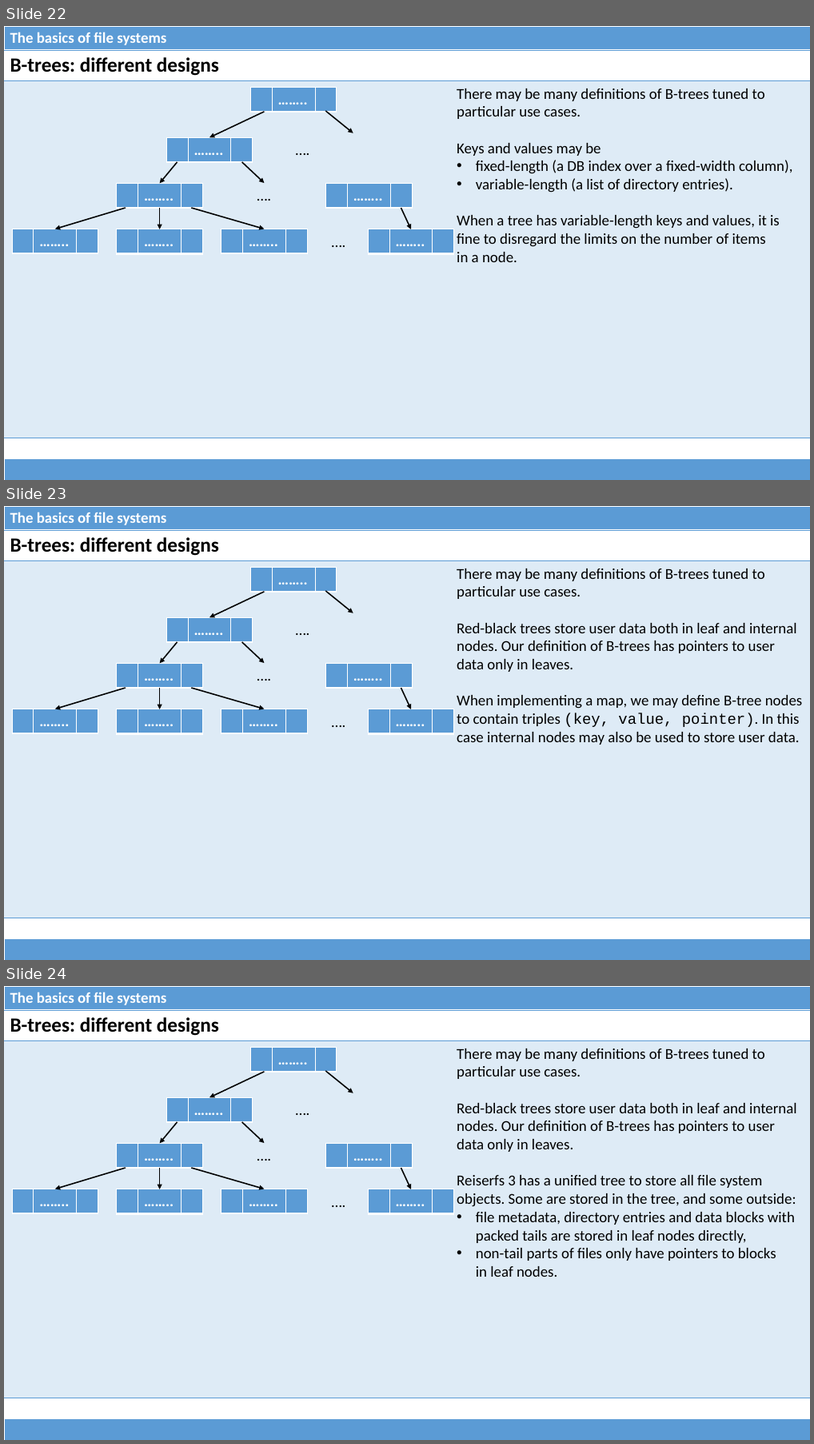
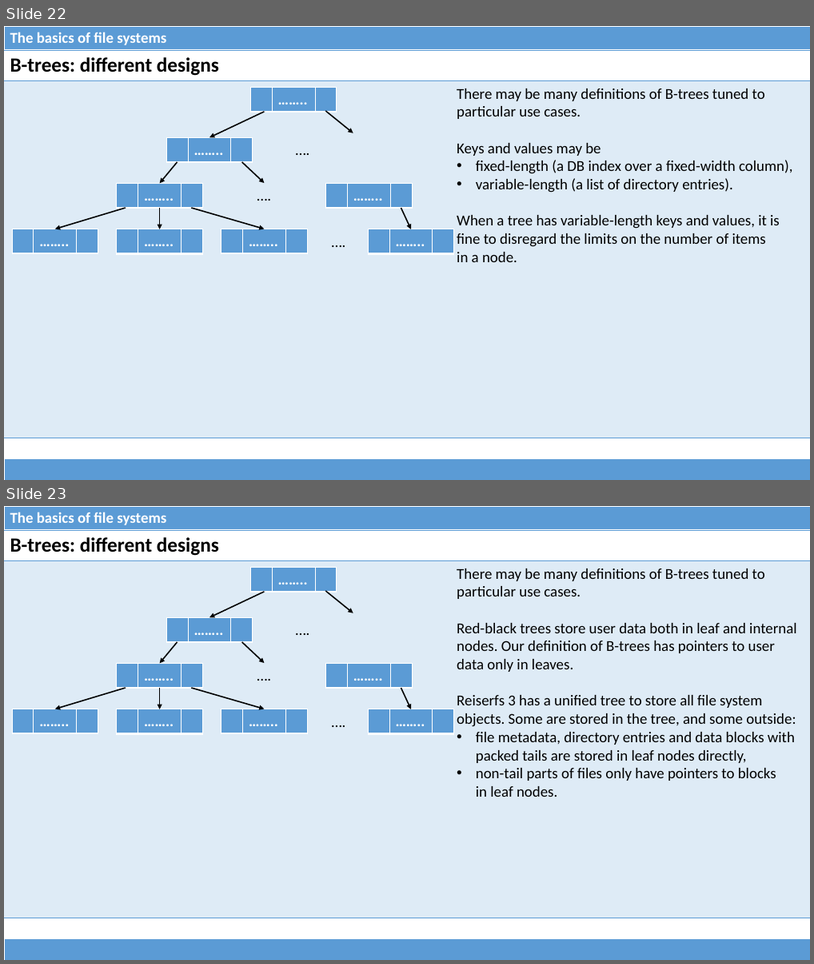
Before and after one commit to dominiquelefevre/filesystems-101-jb, a slide deck: talks/src/class05.pptx. Shown one above the other, each under a label of ours: slides 22, 23 and 24 before the commit, slides 22 and 23 after it. The pictures are 814x1444 and 814x964 pixels, drawn with LibreOffice and Linux fonts; fonts in the diff are those of the drawing. Boxes give left, top, right and bottom in pixels: in the first picture for what was removed or moved away, otherwise in the second. Text is boxed around its words. In the diff, an @@ line names an element or a change of style, - is before the commit and + after.

```diff
--- a/talks/src/class05.pptx
+++ b/talks/src/class05.pptx
@@ slide 23 removed at (4,506,810,960), background #FFFFFF @@
@@ table removed at (4,506,810,530), 1 rows, 1 columns @@
-The basics of file systems
@@ table removed at (4,530,810,912), 2 rows, 1 columns @@
-B-trees: different designs
-
@@ table removed at (251,567,338,592), 1 rows, 3 columns @@
- | …….. | 
@@ text removed at (457,568,803,744) @@
-There may be many definitions of B-trees tuned to
-particular use cases.
-Red-black trees store user data both in leaf and internal
-nodes. Our definition of B-trees has pointers to user
-data only in leaves.
-When implementing a map, we may define B-tree nodes
-to contain triples (key, value, pointer). In this
-case internal nodes may also be used to store user data.
@@ arrow removed from (264, 592) to (210, 617) @@
@@ arrow removed from (326, 591) to (354, 613) @@
@@ table removed at (166,617,254,642), 1 rows, 3 columns @@
- | …….. | 
@@ text removed at (290,617,316,641) @@
-….
@@ arrow removed from (177, 642) to (160, 664) @@
@@ arrow removed from (242, 642) to (264, 663) @@
@@ table removed at (117,664,203,688), 1 rows, 3 columns @@
- | …….. | 
@@ text removed at (251,663,278,687) @@
-….
@@ table removed at (326,664,412,688), 1 rows, 3 columns @@
- | …….. | 
@@ arrow removed from (126, 688) to (55, 708) @@
@@ arrow removed from (160, 688) to (160, 709) @@
@@ arrow removed from (191, 688) to (264, 708) @@
@@ arrow removed from (402, 688) to (411, 709) @@
@@ table removed at (12,708,98,733), 1 rows, 3 columns @@
- | …….. | 
@@ table removed at (117,709,203,734), 1 rows, 3 columns @@
- | …….. | 
@@ table removed at (221,708,308,733), 1 rows, 3 columns @@
- | …….. | 
@@ text removed at (326,708,353,733) @@
-….
@@ table removed at (368,709,454,734), 1 rows, 3 columns @@
- | …….. | 
@@ table removed at (4,938,810,960), 1 rows, 1 columns @@
-
@@ what was slide 24 is now slide 23 @@
```
Also in this commit, not shown: 9 slides changed, 6 slides added, 1 other file.
